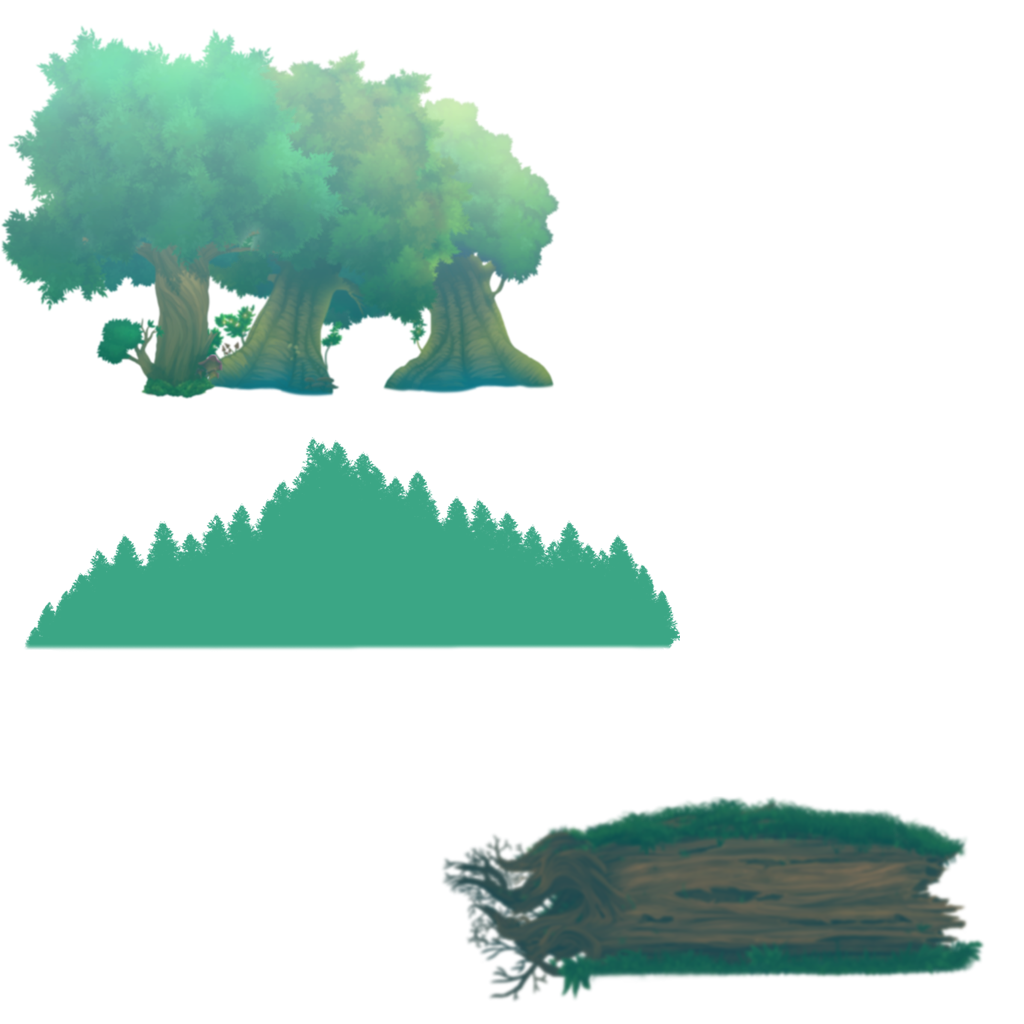
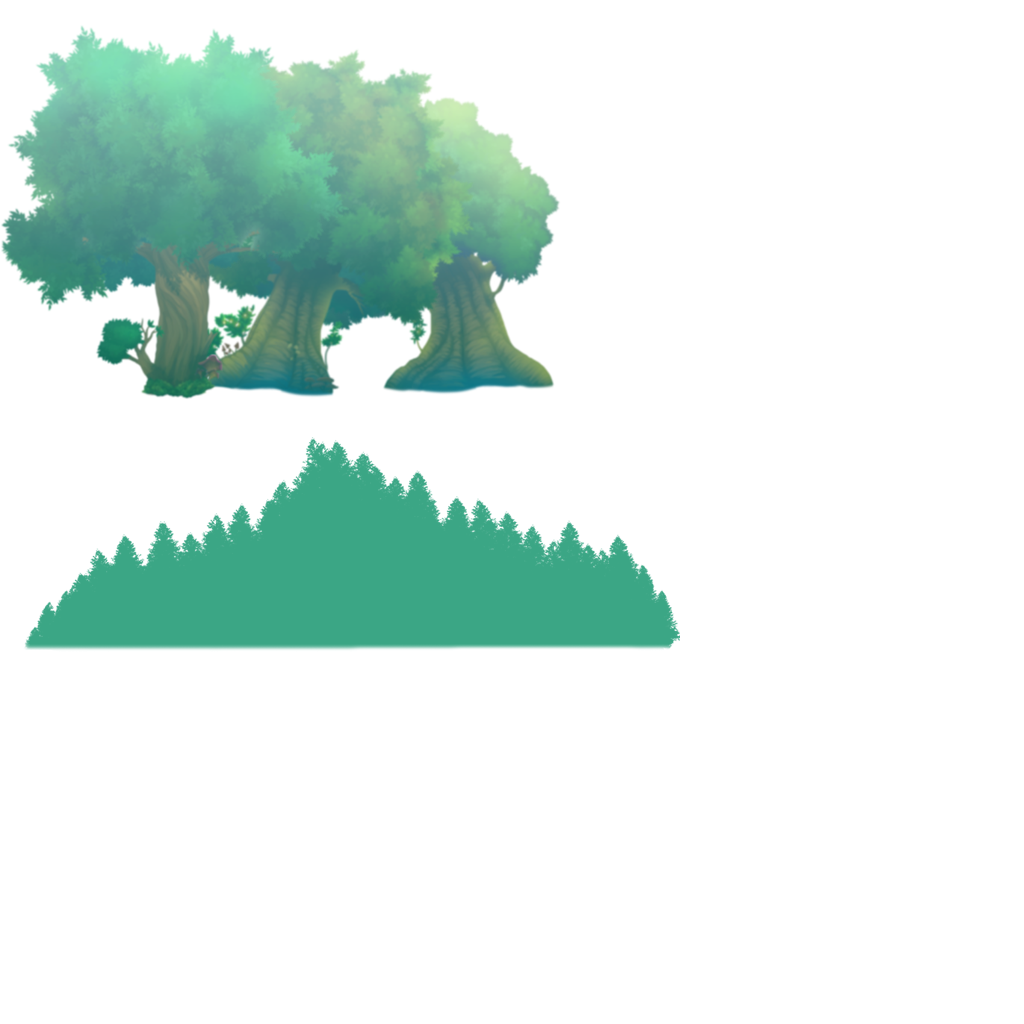
Comparing the layer stacks of the two w=1024, h=1024 images. Changes:
removed layer "Layer 3" over [441, 796, 985, 1003]
